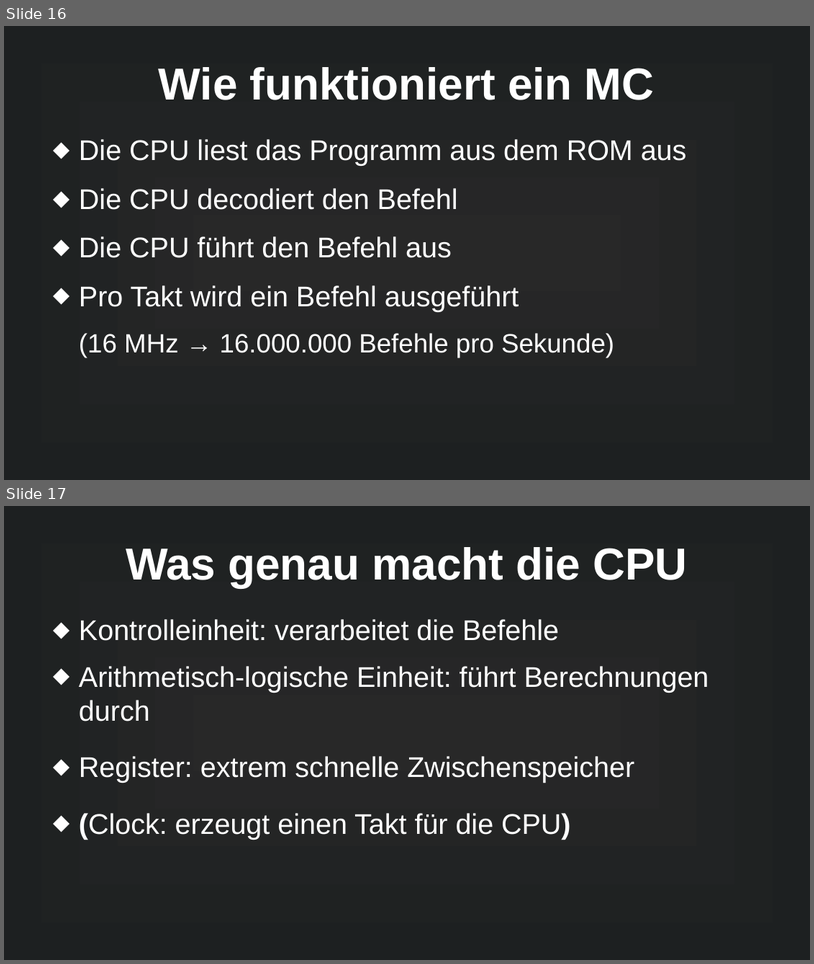
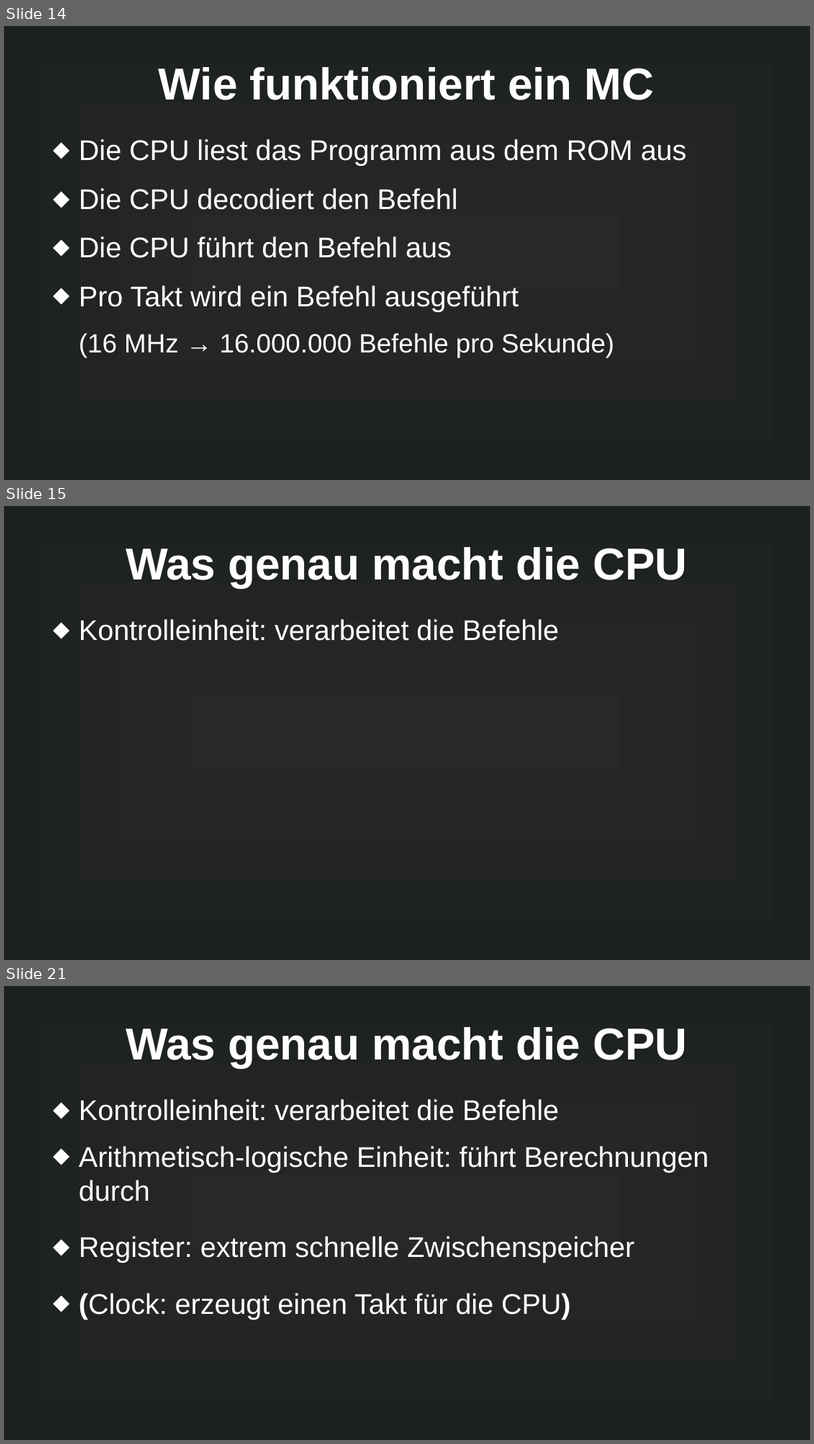
Before and after one commit to MuffinKran24/IMP_GFS, a slide deck: Mikrocontroller_GFS.pptx. Shown one above the other, each under a label of ours: slides 16 and 17 before the commit, slides 14, 15 and 21 after it; the slides between them are not shown. The pictures are 814x964 and 814x1444 pixels, drawn with LibreOffice and Linux fonts; fonts in the diff are those of the drawing. Boxes give left, top, right and bottom in pixels: in the first picture for what was removed or moved away, otherwise in the second. Text is boxed around its words. In the diff, an @@ line names an element or a change of style, - is before the commit and + after.

```diff
--- a/Mikrocontroller_GFS.pptx
+++ b/Mikrocontroller_GFS.pptx
@@ slide 15 added at bbox=[4, 506, 810, 960], background gradient #282828 to #1D2021 @@
@@ title added at bbox=[126, 547, 687, 587], 44 pt, text #FFFFFF, bold @@
+Was genau macht die CPU
@@ text added at bbox=[79, 619, 559, 641], 28 pt, text #FFFFFF @@
+⬥ Kontrolleinheit: verarbeitet die Befehle
@@ what was slide 16 is now slide 14 @@
@@ what was slide 17 is now slide 21 @@
```
Also in this commit, not shown: 3 slides changed, 7 other slides added, 3 slides removed, 4 other files.
